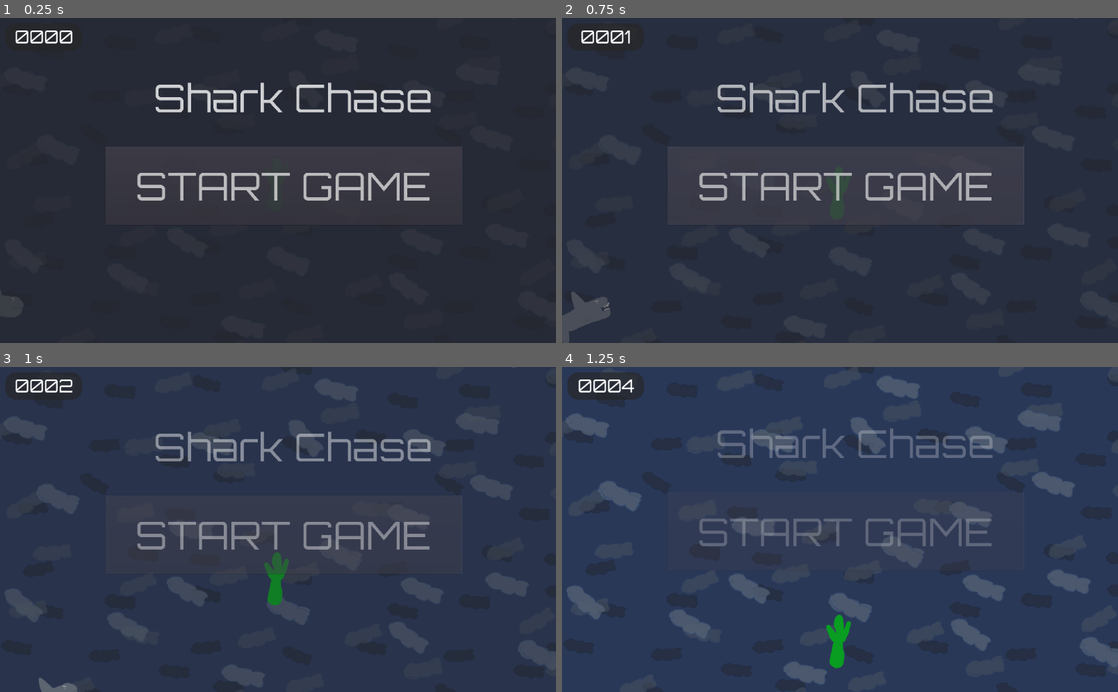
Above: before the commit, frames 1-4 (two rows, left to right).
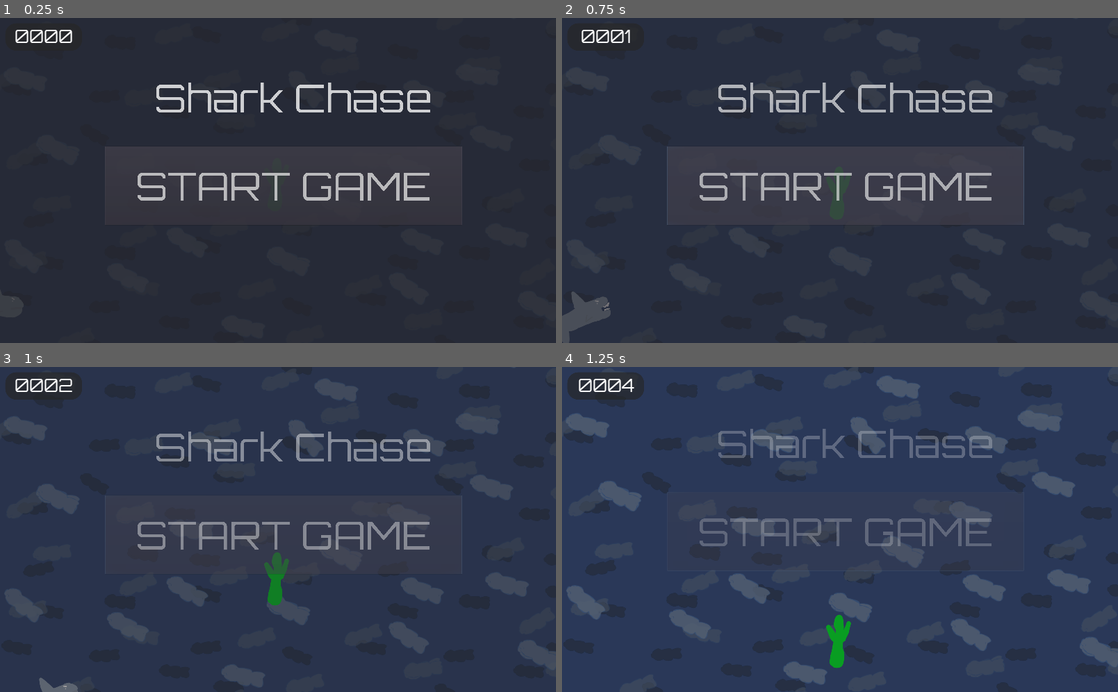
Above: after the commit, the same moments.

Repository: cukmekerb/shark_game
Game: Godot game, scene res://level.tscn
Same seed, same stepped clock (60 frames per second), same inputs: the game is played once before the commit and once after it.
Inputs:
- Up to frame 1 (0.25 s): no input
- Up to frame 2 (0.75 s): click "START GAME" at 0.5 s
- Up to frame 3 (1 s): no input
- Up to frame 4 (1.25 s): no input

The runs differ from the first frame. In frame 1, 0.9% of the frame differs, in the area x 2-78%, y 3-57%; in frame 2, 0.9%; in frame 3, 0.7%; in frame 4, 0.5%.

Commit message:
finished game

Diff:
--- a/character.tscn
+++ b/character.tscn
@@ -60,7 +60,7 @@
 position = Vector2( -6.35678, 31.7839 )
 shape = SubResource( 3 )
 
-[node name="Camera2D" type="Camera2D" parent="."]
+[node name="Camera" type="Camera2D" parent="."]
 current = true
 zoom = Vector2( 3.5, 3.5 )
 limit_smoothed = true
--- a/globalvars.gd
+++ b/globalvars.gd
@@ -36,3 +36,12 @@
 
 	# Return data
 	return data
+
+
+func quit_game():
+	save_data({"hiscore": hiscore},"gamesave")
+	get_tree().quit()
+func _ready():
+	var data = load_data("gamesave")
+	if data != null:
+		hiscore = data.hiscore
--- a/level.tscn
+++ b/level.tscn
@@ -207,6 +207,17 @@
 "_edit_use_anchors_": false
 }
 
+[node name="Button2" type="Button" parent="Panel"]
+margin_left = 3841.69
+margin_top = 1633.9
+margin_right = 6141.69
+margin_bottom = 2142.9
+custom_fonts/font = ExtResource( 8 )
+text = "QUIT"
+__meta__ = {
+"_edit_use_anchors_": false
+}
+
 [node name="AnimationPlayer" type="AnimationPlayer" parent="Panel"]
 anims/fadein = SubResource( 3 )
 anims/fadeout = SubResource( 4 )
@@ -239,9 +250,11 @@
 
 [node name="GlobalVars" type="Node2D" parent="."]
 script = ExtResource( 12 )
+[connection signal="die" from="character" to="Panel" method="_on_character_die"]
+[connection signal="die" from="character" to="GlobalVars" method="_on_character_die"]
 [connection signal="die" from="character" to="shark" method="_on_character_die"]
-[connection signal="die" from="character" to="Panel" method="_on_character_die"]
 [connection signal="body_entered" from="water/water_splash_hitbox" to="water" method="_on_water_splash_hitbox_body_entered"]
 [connection signal="play_again" from="Panel" to="shark" method="_on_Panel_play_again"]
 [connection signal="play_again" from="Panel" to="character" method="_on_Panel_play_again"]
 [connection signal="pressed" from="Panel/Button" to="Panel" method="_on_Button_pressed"]
+[connection signal="pressed" from="Panel/Button2" to="Panel" method="_on_Button2_pressed"]
--- a/panel.gd
+++ b/panel.gd
@@ -10,6 +10,7 @@
 # Called when the node enters the scene tree for the first time.
 func _ready():
 	show()
+	$Button2.hide()
 	get_tree().paused = true
 	pass # Replace with function body.
 
@@ -29,14 +30,30 @@
 
 
 func _on_character_die():
+	if GlobalVars.score > GlobalVars.hiscore:
+		GlobalVars.hiscore = GlobalVars.score
+	if not has_died:
+		$Button.rect_position.y += 290
+		$Button2.rect_position.y += 290
+	$Button2.show()
 	var score = floor(GlobalVars.score)
+	var hiscore = floor(GlobalVars.hiscore)
 	var zerozz = ""
-	for i in range(4-String(score).length()):
+	for i in range(4-str(score).length()):
 		zerozz += "0"
 	score = zerozz+str(score)
+	zerozz = ""
+	for i in range(4-str(hiscore).length()):
+		zerozz += "0"
+	hiscore = zerozz + str(hiscore)
 	$AnimationPlayer.play("fadein")
 	$Button.text = "Play Again"
-	$Label.text = "Score: "+score
+	$Label.text = "Score: "+score+"\n Best: "+hiscore
 	has_died = true
 	GlobalVars.score = 0
 	pass # Replace with function body.
+
+
+func _on_Button2_pressed():
+	GlobalVars.quit_game()
+	pass # Replace with function body.
--- a/project.godot
+++ b/project.godot
@@ -18,6 +18,11 @@
 config/name="Shark Game"
 run/main_scene="res://level.tscn"
 config/icon="res://icon.png"
+
+[display]
+
+window/stretch/mode="2d"
+window/stretch/aspect="keep_height"
 
 [input]
 
--- a/shark.gd
+++ b/shark.gd
@@ -5,6 +5,7 @@
 var player
 onready var start_pos = position
 var dead = false
+var old_move_speed = move_speed
 # Declare member variables here. Examples:
 # var a = 2
 # var b = "text"
@@ -31,7 +32,9 @@
 		velocity.x = move_speed*(player.position.x - position.x)
 		move_and_slide(velocity, Vector2(0,-1))
 		velocity.x = lerp(velocity.x, 0, 0.05)
+		move_speed += 0.0005
 	else:
+		move_speed = old_move_speed
 		velocity.y = 2*(start_pos.y - position.y)
 		velocity.x = 2*(start_pos.x - position.x)
 		move_and_slide(velocity,Vector2(0,-1))
Not shown, added: export_presets.cfg
